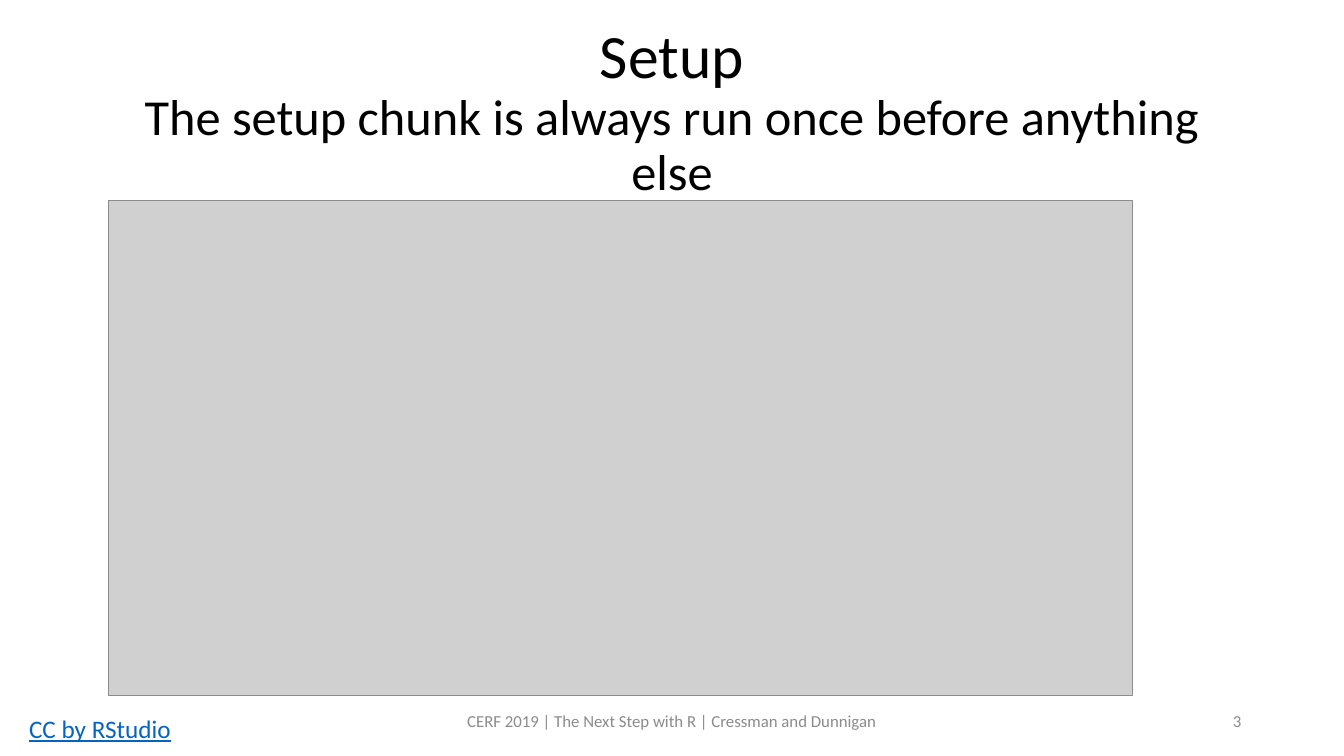
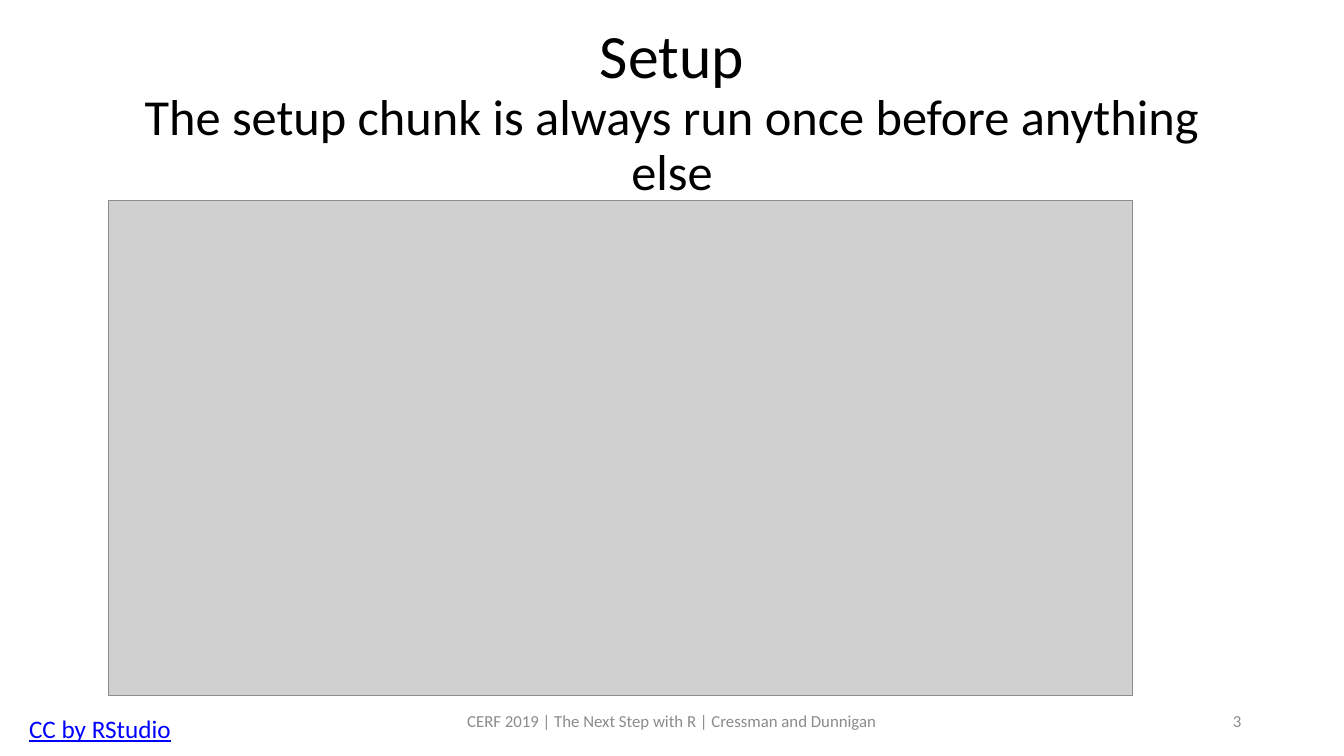
Before and after one commit to swmpkim/2019_CERF, a slide deck: slide 3 of slides/01_Visualize.pptx. Drawn at 1344x756 pixels with LibreOffice and Linux fonts; fonts in the diff are those of the drawing; grey boxes stand for pictures. Boxes give left, top, right and bottom in pixels: in the first picture for what was removed or moved away, otherwise in the second. Text is boxed around its words. In the diff, an @@ line names an element or a change of style, - is before the commit and + after.

```diff
--- a/slides/01_Visualize.pptx
+++ b/slides/01_Visualize.pptx
@@ text "CC by RStudio" at <box>29,720,171,742</box>: text colour #0563C1 to #0000FF @@
```
Also in this commit, not shown: 5 other slides changed, 16 slides added, 1 other file.
